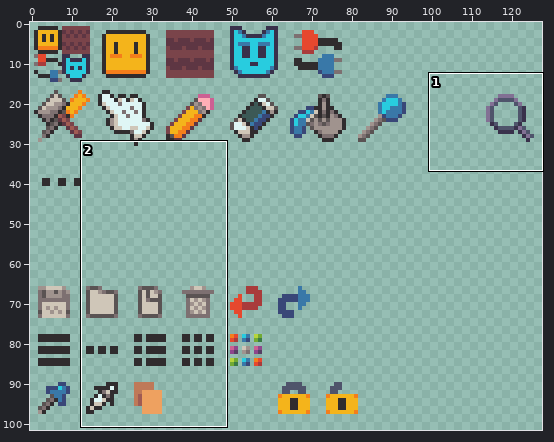
Edited in one commit: pixel-art file (samples/Game/Content/Icons.ase). The first picture is a wide view before the edit; the outline marks the close-up.
Close-up. First the earlier version:
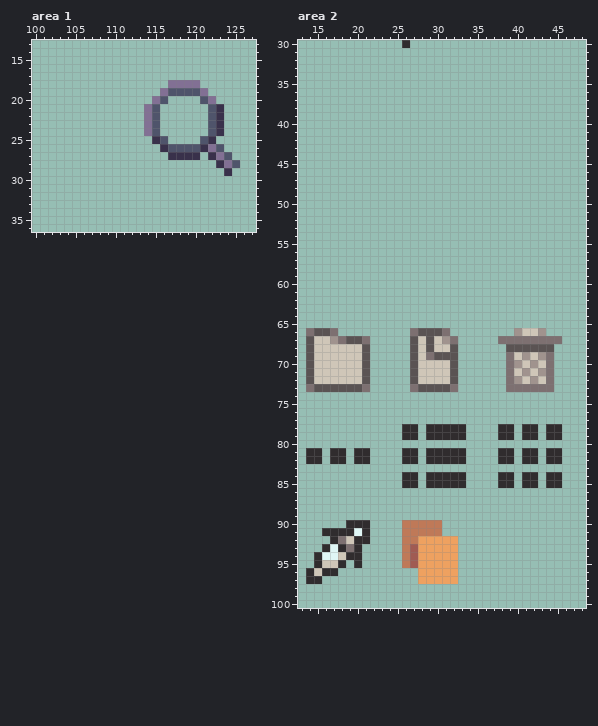
128x128 pixels, 1 frame. Shown: area 1: x 100..127, y 13..36; area 2: x 13..48, y 30..100. The wide view leaves out empty margins.
After:
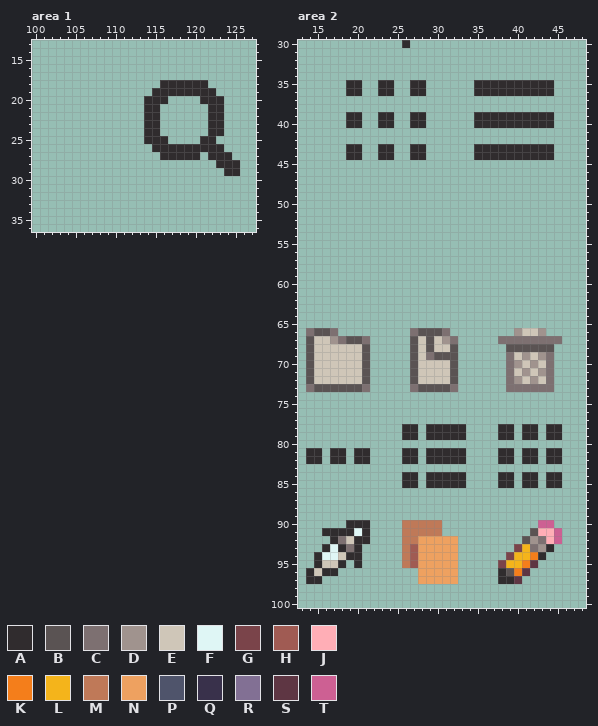
Palette (. is transparent): A #302c2e  B #5a5353  C #7d7071  D #a0938e  E #cfc6b8  F #dff6f5  G #7a444a  H #a05b53  J #ffaeb6  K #f47e1b  L #f4b41b  M #bf7958  N #eea160  P #4f546b  Q #39314b  R #827094  S #5e3643  T #cd6093
Edits made:
Area 1, layer "mid":
y 18: x 116..121 .RRRR. -> AAAAAA
y 19: x 115..122 .RPPPPR. -> AAAAAAAA
y 20: x 114..116 .RP -> AAA; x 121..123 PR. -> AAA
y 21..24: x 114..115 RP -> AA; x 122..123 PQ -> AA
y 25: x 114..116 .QP -> AAA; x 121..122 PQ -> AA
y 26: x 115..123 .QPPPPQRP -> AAAAAAAAA
y 27: x 116..120 .QQQQ -> AAAAA; x 122..124 QRP -> AAA
y 28: x 123..125 QRP -> AAA
y 29: x 124..125 Q. -> AA
Area 2, layer "mid":
y 35..36: x 19..20 .. -> AA; x 23..24 .. -> AA; x 27..28 .. -> AA; x 35..44 .......... -> AAAAAAAAAA
y 39..40: x 19..20 .. -> AA; x 23..24 .. -> AA; x 27..28 .. -> AA; x 35..44 .......... -> AAAAAAAAAA
y 43..44: x 19..20 .. -> AA; x 23..24 .. -> AA; x 27..28 .. -> AA; x 35..44 .......... -> AAAAAAAAAA
y 90: x 43..44 .. -> TT
y 91: x 42..45 .... -> BJJT
y 92: x 41..45 ..... -> BDCJT
y 93: x 40..44 ..... -> GLCDA
y 94: x 39..43 ..... -> GLLKA
y 95: x 38..42 ..... -> GLLKS
y 96: x 38..41 .... -> ABKS
y 97: x 38..40 ... -> AAS
Pixel boxes of the changes (left, top, right, bottom) in both close-ups:
changed: (144, 80, 240, 176)
added: (346, 80, 426, 160)
added: (474, 80, 554, 160)
added: (498, 520, 562, 584)
